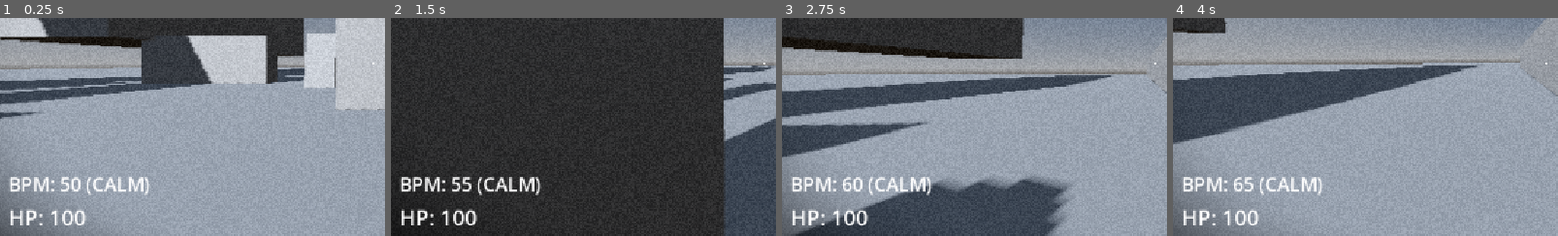
Above: before the commit, frames 1-4 (left to right).
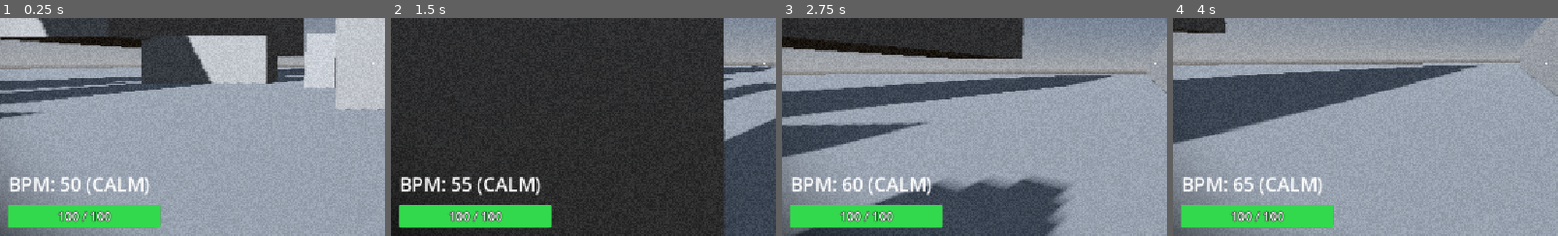
Above: after the commit, the same moments.

Repository: ggou3/voidkill
Game: Godot game, scene res://world.tscn
The game is run twice, just before and just after one commit, with the same random seed, the same clock (stepped at 60 frames per second) and the same inputs.
Inputs (mouse positions are % of the whole screen's width and height, from its top left):
- Up to frame 1 (0.25 s): no input
- Up to frame 2 (1.5 s): tap Enter at 0.5 s; move the mouse to (56, 50) at 0.52 s; hold F (melee) 0.53-1.28 s; hold W (move_forward) from 0.53 s (still down); tap Space (jump) at 0.77 s; tap C (slam) at 0.8, 1.35 s; move the mouse to (45, 50) at 1.27 s
- Up to frame 3 (2.75 s): keep holding W (move_forward); tap Space (jump) at 1.52 s; tap F (melee) at 1.55 s; move the mouse to (53, 48) at 2.02 s; hold Right mouse button (alt_fire) from 2.03 s (still down); tap C (slam) at 2.3 s
- Up to frame 4 (4 s): keep holding W (move_forward); move the mouse to (49, 52) at 2.77 s; release Right mouse button (alt_fire) at 2.78 s; tap Shift (dash) at 2.85 s; tap Space (jump) at 3.02, 3.77 s; tap F (melee) at 3.05 s; move the mouse to (58, 51) at 3.52 s; hold F (melee) from 3.53 s (still down); tap C (slam) at 3.8 s
The pictures show only the part of the screen within x 2-52%, y 40-90%; the shares and areas given below are measured in that part.

The runs differ from the first frame. In frame 1, 4.2% of the frame differs, in the area x 2-42%, y 85-97%; in frame 2, 4.2%; in frame 3, 4.2%; in frame 4, 4.2%.

Commit message:
Replace textual HP display with animated colored HP progress bar

Diff:
--- a/player.gd
+++ b/player.gd
@@ -102,8 +102,15 @@
 @onready var skills = $SkillManager
 @onready var speed_label = $HUD/SpeedLabel
 @onready var blood_buff_label = get_node_or_null("HUD/BloodBuffLabel")
-@onready var health_label = get_node_or_null("HUD/HealthLabel")
+@onready var health_bar: ProgressBar = get_node_or_null("HUD/HealthBar")
+@onready var hp_text: Label = get_node_or_null("HUD/HealthBar/HPText")
+@onready var health_label: Label = hp_text
 @onready var crosshair = get_node_or_null("HUD/Crosshair")
+
+var _health_bg_style: StyleBoxFlat
+var _health_fill_style: StyleBoxFlat
+var _health_tween: Tween = null
+var _last_displayed_health: int = -1
 @onready var game_over_screen = get_node_or_null("HUD/GameOverScreen")
 @onready var restart_button = get_node_or_null("HUD/GameOverScreen/VBoxContainer/RestartButton")
 @onready var post_process_rect: ColorRect = get_node_or_null("CanvasLayer/ColorRect")
@@ -143,6 +150,7 @@
 	prev_air_time = 0.0
 	bhop_chain = 0
 	health = max_health
+	_setup_health_bar()
 	Input.set_mouse_mode(Input.MOUSE_MODE_CAPTURED)
 	collision_shape.shape = collision_shape.shape.duplicate()
 	floor_snap_length = 0.4
@@ -198,8 +206,6 @@
 
 func _process(_delta):
 	if is_dead:
-		if health_label:
-			health_label.text = "HP: 0"
 		return
 
 	var current_speed: float = Vector2(velocity.x, velocity.z).length()
@@ -207,8 +213,8 @@
 	if bhop_chain > 0:
 		bhop_text = (" (BLOOD BHOP x" + str(bhop_chain) + ")") if is_blood_active() else (" (BHOP x" + str(bhop_chain) + ")")
 	speed_label.text = "SPEED: " + str(snapped(current_speed, 0.1)) + bhop_text
-	if health_label:
-		health_label.text = "HP: " + str(health)
+	if health != _last_displayed_health:
+		_update_health_display(true)
 	weapons.update_hud(has_infinite_ammo())
 
 	if blood_buff_label:
@@ -719,10 +725,71 @@
 
 	return vel_2d
 
+func _setup_health_bar():
+	if not health_bar:
+		return
+
+	_health_bg_style = StyleBoxFlat.new()
+	_health_bg_style.bg_color = Color(0.08, 0.08, 0.09, 0.85)
+	_health_bg_style.border_color = Color(0.35, 0.35, 0.38, 0.9)
+	_health_bg_style.set_border_width_all(2)
+	_health_bg_style.set_corner_radius_all(3)
+
+	_health_fill_style = StyleBoxFlat.new()
+	_health_fill_style.bg_color = Color(0.2, 0.85, 0.3, 1.0)
+	_health_fill_style.set_corner_radius_all(2)
+
+	health_bar.add_theme_stylebox_override("background", _health_bg_style)
+	health_bar.add_theme_stylebox_override("fill", _health_fill_style)
+
+	health_bar.max_value = max_health
+	health_bar.value = health
+	_update_health_display(false)
+
+func _update_health_display(animate: bool = true):
+	_last_displayed_health = health
+	var current_hp = max(0, health)
+
+	if hp_text:
+		hp_text.text = "%d / %d" % [current_hp, max_health]
+
+	if not health_bar:
+		return
+
+	health_bar.max_value = max_health
+
+	# Пороги здоровья:
+	# > 50%: Зеленый / нейтральный
+	# 25% - 50%: Желтый
+	# < 25%: Красный критический
+	var ratio = float(current_hp) / float(max_health) if max_health > 0 else 0.0
+	var target_color: Color
+	if ratio > 0.5:
+		target_color = Color(0.2, 0.85, 0.3, 1.0)
+	elif ratio >= 0.25:
+		target_color = Color(0.95, 0.8, 0.15, 1.0)
+	else:
+		target_color = Color(0.95, 0.2, 0.2, 1.0)
+
+	if animate and is_inside_tree():
+		if _health_tween and _health_tween.is_valid():
+			_health_tween.kill()
+		_health_tween = create_tween().set_parallel(true)
+		_health_tween.tween_property(health_bar, "value", float(current_hp), 0.25).set_trans(Tween.TRANS_QUAD).set_ease(Tween.EASE_OUT)
+		if _health_fill_style:
+			_health_tween.tween_property(_health_fill_style, "bg_color", target_color, 0.2).set_trans(Tween.TRANS_QUAD).set_ease(Tween.EASE_OUT)
+	else:
+		if _health_tween and _health_tween.is_valid():
+			_health_tween.kill()
+		health_bar.value = float(current_hp)
+		if _health_fill_style:
+			_health_fill_style.bg_color = target_color
+
 func take_damage(amount: int, knockback_vector: Vector3 = Vector3.ZERO, _hit_pos: Vector3 = Vector3.ZERO):
 	if is_dead:
 		return
 	health = max(0, health - amount)
+	_update_health_display(true)
 	if skills and skills.has_method("drop_bpm_on_damage"):
 		skills.drop_bpm_on_damage()
 	if head:
@@ -738,8 +805,7 @@
 	var old_health = health
 	health = min(max_health, health + amount)
 	var gained = health - old_health
-	if health_label:
-		health_label.text = "HP: " + str(health)
+	_update_health_display(true)
 	AudioManager.play_sound("player_heal")
 	_spawn_heal_feedback(amount, is_melee_bonus)
 
@@ -777,6 +843,8 @@
 	if is_dead:
 		return
 	is_dead = true
+	health = 0
+	_update_health_display(false)
 	end_wallrun()
 	coyote_timer = 0.0
 	jump_buffer_timer = 0.0
@@ -792,8 +860,6 @@
 	AudioManager.set_slide_active(false)
 	collision_shape.shape.height = 2.0
 	collision_shape.position.y = 0.0
-	if health_label:
-		health_label.text = "HP: 0"
 
 	var gm = _get_game_manager()
 	if gm:
--- a/player.tscn
+++ b/player.tscn
@@ -505,13 +505,28 @@
 theme_override_font_sizes/font_size = 28
 text = "BPM: 50 (CALM)"
 
-[node name="HealthLabel" type="Label" parent="HUD" unique_id=773412589]
+[node name="HealthBar" type="ProgressBar" parent="HUD" unique_id=773412589]
 offset_left = 34.0
-offset_top = 530.0
-offset_right = 205.0
-offset_bottom = 575.0
-theme_override_font_sizes/font_size = 32
-text = "HP: 100"
+offset_top = 534.0
+offset_right = 260.0
+offset_bottom = 568.0
+max_value = 100.0
+value = 100.0
+show_percentage = false
+
+[node name="HPText" type="Label" parent="HUD/HealthBar" unique_id=773412590]
+layout_mode = 1
+anchors_preset = 15
+anchor_right = 1.0
+anchor_bottom = 1.0
+grow_horizontal = 2
+grow_vertical = 2
+theme_override_colors/font_outline_color = Color(0, 0, 0, 1)
+theme_override_constants/outline_size = 4
+theme_override_font_sizes/font_size = 18
+text = "100 / 100"
+horizontal_alignment = 1
+vertical_alignment = 1
 
 [node name="SpeedLabel" type="Label" parent="HUD" unique_id=867666245]
 offset_left = 485.0
Not shown, changed: DESIGN.md
